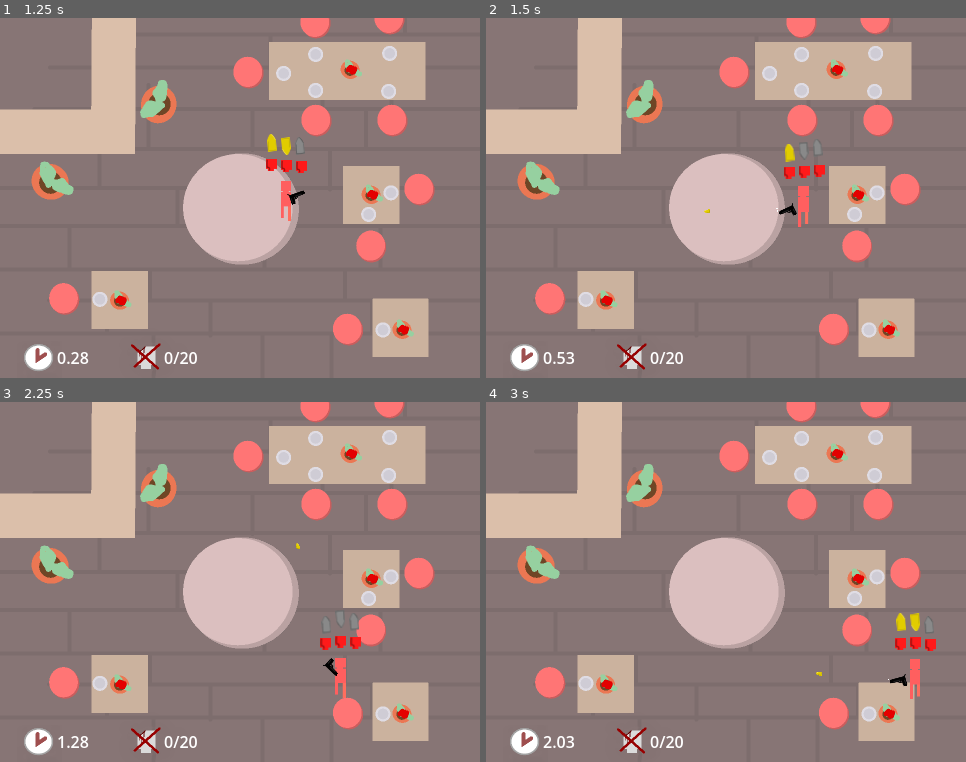
Above: before the commit, frames 1-4 (two rows, left to right).
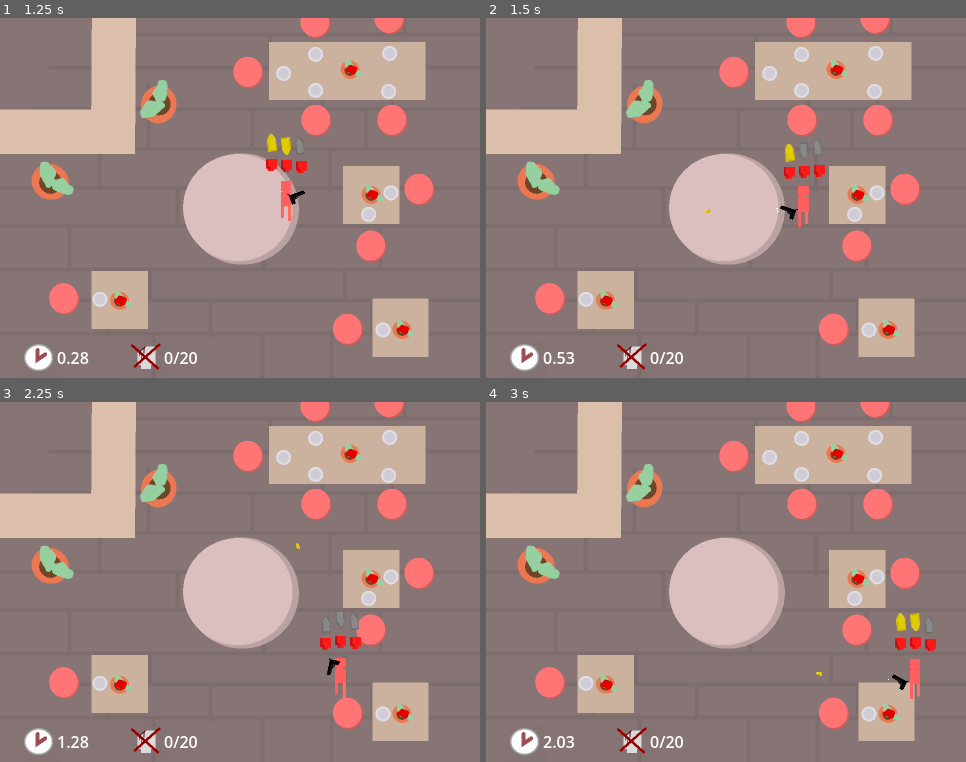
Above: after the commit, the same moments.

Repository: OgGhostJelly/Zombie-BurgerZ
Game: Godot game, scene res://objects/level/level.tscn
Two runs of this game, one before a commit and one after it. Both use one fixed random seed, a clock stepped at 60 frames per second and the inputs below. Sound files missing from this copy of the repository are replaced by a short silence.
Inputs (mouse positions are in pixels of both pictures, inside the frame that each line leads up to):
- Up to frame 1 (1.25 s): move the mouse to (345, 180) at 0.52 s; press the mouse at (345, 180) at 0.53 s; hold D (move_right) from 0.53 s (still down)
- Up to frame 2 (1.5 s): move the mouse to (630, 216) at 1.27 s; release D (move_right) at 1.28 s; release the mouse at (630, 216) at 1.28 s; hold S (move_down) from 1.28 s (still down); click (630, 216) at 1.35 s
- Up to frame 3 (2.25 s): move the mouse to (288, 502) at 2.02 s; release S (move_down) at 2.03 s; press the mouse at (288, 502) at 2.03 s; hold D (move_right) from 2.03 s (still down); tap U (info) at 2.1 s
- Up to frame 4 (3 s): move the mouse to (702, 654) at 2.77 s; release D (move_right) at 2.78 s; release the mouse at (702, 654) at 2.78 s; hold W (move_up) from 2.78 s (still down); click (702, 654) at 2.85 s

Frame 1 is identical in both runs. In frame 2, less than 0.1% of the frame differs, in the area x 60-65%, y 51-57%; in frame 3, less than 0.1%, in the area x 67-71%, y 71-77%; in frame 4, less than 0.1%.

Commit message:
Fixed issue with gun animation

Diff:
--- a/objects/guns/gun/gun.gd
+++ b/objects/guns/gun/gun.gd
@@ -69,11 +69,20 @@
 	ammo.value -= 1
 
 	if ammo.value <= 0:
-		animation_player.play(&"reload")
+		animation_player.play(
+			&"reload-left"
+			if sprite.flip_v else
+			&"reload-right"
+		)
+
 		animation_player.animation_finished.connect(func(_a):
 			ammo.value = ammo.max_value, CONNECT_ONE_SHOT)
 	else:
-		animation_player.play(&"shoot")
+		animation_player.play(
+			&"shoot-left"
+			if sprite.flip_v else
+			&"shoot-right"
+		)
 
 
 func spawn(amount: int) -> Array[Node]:
--- a/objects/guns/gun/gun.tscn
+++ b/objects/guns/gun/gun.tscn
@@ -43,8 +43,40 @@
 "values": [0.0]
 }
 
+[sub_resource type="Animation" id="Animation_xsy5e"]
+resource_name = "shoot-right"
+length = 0.2
+tracks/0/type = "value"
+tracks/0/imported = false
+tracks/0/enabled = true
+tracks/0/path = NodePath("Sprite2D:rotation")
+tracks/0/interp = 1
+tracks/0/loop_wrap = true
+tracks/0/keys = {
+"times": PackedFloat32Array(0, 0.1, 0.2),
+"transitions": PackedFloat32Array(-2, 0.25, 1),
+"update": 0,
+"values": [0.0, -0.785398, 0.0]
+}
+
+[sub_resource type="Animation" id="Animation_xdy5a"]
+resource_name = "shoot-left"
+length = 0.2
+tracks/0/type = "value"
+tracks/0/imported = false
+tracks/0/enabled = true
+tracks/0/path = NodePath("Sprite2D:rotation")
+tracks/0/interp = 1
+tracks/0/loop_wrap = true
+tracks/0/keys = {
+"times": PackedFloat32Array(0, 0.1, 0.2),
+"transitions": PackedFloat32Array(-2, 0.25, 1),
+"update": 0,
+"values": [0.0, 0.785398, 0.0]
+}
+
 [sub_resource type="Animation" id="Animation_8wtaj"]
-resource_name = "reload"
+resource_name = "reload-right"
 length = 0.4
 tracks/0/type = "value"
 tracks/0/imported = false
@@ -59,9 +91,9 @@
 "values": [0.0, 6.28319]
 }
 
-[sub_resource type="Animation" id="Animation_xsy5e"]
-resource_name = "shoot"
-length = 0.2
+[sub_resource type="Animation" id="Animation_63ygj"]
+resource_name = "reload-left"
+length = 0.4
 tracks/0/type = "value"
 tracks/0/imported = false
 tracks/0/enabled = true
@@ -69,17 +101,19 @@
 tracks/0/interp = 1
 tracks/0/loop_wrap = true
 tracks/0/keys = {
-"times": PackedFloat32Array(0, 0.1, 0.2),
-"transitions": PackedFloat32Array(-2, 0.25, 1),
+"times": PackedFloat32Array(0, 0.4),
+"transitions": PackedFloat32Array(-2, 1),
 "update": 0,
-"values": [0.0, -0.785398, 0.0]
+"values": [0.0, -6.28319]
 }
 
 [sub_resource type="AnimationLibrary" id="AnimationLibrary_6g1y1"]
 _data = {
 "RESET": SubResource("Animation_s2lsq"),
-"reload": SubResource("Animation_8wtaj"),
-"shoot": SubResource("Animation_xsy5e")
+"reload-left": SubResource("Animation_63ygj"),
+"reload-right": SubResource("Animation_8wtaj"),
+"shoot-left": SubResource("Animation_xdy5a"),
+"shoot-right": SubResource("Animation_xsy5e")
 }
 
 [node name="Gun" type="Node2D"]
Not shown: 1 places in objects/guns/gun/gun.tscn that only renumber resources
